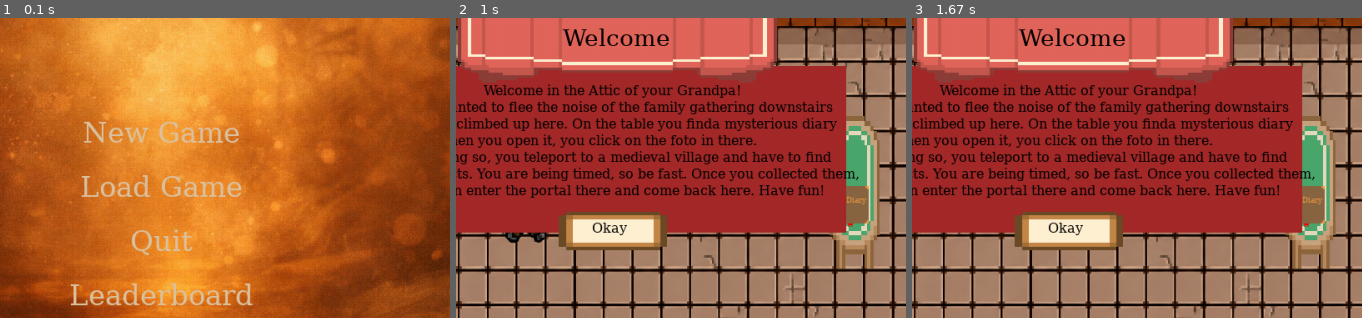
Above: before the commit, frames 1-3 (left to right).
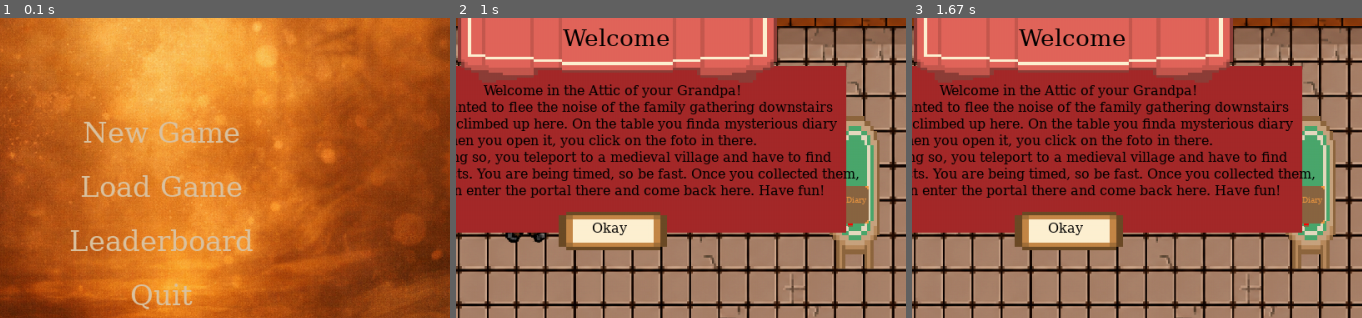
Above: after the commit, the same moments.

Repository: 25-26-1AHIF/pygameproject-timetravel
Game: pygame game, started from src/main.py
Two runs of this game, one before a commit and one after it. Both use one fixed random seed, a clock stepped at 60 frames per second and the inputs below.
Inputs:
- Up to frame 1 (0.1 s): no input
- Up to frame 2 (1 s): click "New Game" at 0.38 s; hold Right from 0.67 s (still down)
- Up to frame 3 (1.67 s): release Right at 1.13 s; hold Up 1.22-1.52 s; hold Right from 1.55 s (still down)
The pictures show only the part of the screen within x 32-82%, y 34-84%; the shares and areas given below are measured in that part.

The runs differ from the first frame. In frame 1, 2.4% of the frame differs, in the area x 15-57%, y 70-98%; in frame 2, nothing differs; in frame 3, nothing differs.

Commit message:
Bug mit der Zeitmessung ausgebessert, Bug war, dass Zeit nicht gestoppt/resetted wurde nach dem man new game gedrückt hat und deswegen kamen enorm große Zahlen raus

Diff:
--- a/TEST.py
+++ /dev/null
@@ -1,25 +0,0 @@
-import pygame
-
-
-class Sprite:
-    def __init__(self, filepath: str, image_count: int, image_rect: pygame.Rect, animation_speed: int):
-        self.filepath = filepath
-        self.image_count = image_count
-        self.image_rect = image_rect
-        self.images: list[pygame.Surface] = []
-        self.animation_speed = animation_speed
-
-    def load_spritesheet(self) -> None:
-        sprite_sheet = pygame.image.load(self.filepath).convert()
-
-        for image_index in range(self.image_count):
-            image_surface = pygame.Surface(self.image_rect.size).convert()
-            image_surface.blit(sprite_sheet, dest=(0,0),
-                               area=pygame.Rect(image_index*self.image_rect.width,
-                               self.image_rect.y,
-                               self.image_rect.width,
-                               self.image_rect.height))
-            self.images.append(image_surface)
-
-    def draw(self, screen: pygame.Surface, xpos: float | int, ypos: float | int, frame_counter: int):
-        screen.blit(self.images[(frame_counter// self.animation_speed) % self.image_count], dest=(xpos, ypos))
--- a/src/leaderboard.json
+++ b/src/Game_Variables/leaderboard.json
@@ -1,6 +1,6 @@
 [
     {
         "name": "Efe",
-        "time": 15.781
+        "time": 16.323
     }
 ]
--- a/src/game/leaderboard.py
+++ b/src/game/leaderboard.py
@@ -13,7 +13,7 @@
 class Leaderboard():
 
     def __init__(self, screen: pygame.Surface, clock: pygame.time.Clock):
-        self.LEADERBOARD_FILE = "leaderboard.json"
+        self.LEADERBOARD_FILE = "Game_Variables/leaderboard.json"
         self.screen = screen
         self.clock = clock
         self.background = pygame.image.load("assets/Bilder/Hintergrundbild für Leaderboard.png").convert_alpha()
@@ -129,7 +129,7 @@
                 y = 160
                 for entry in scores[:10]:
                     line = f"{entry['name']} - {entry['time']:.2f} Sekunden"
-                    surf = font.render(line, True, (255, 255, 255))
+                    surf = font.render(line, True, ("black"))
                     self.screen.blit(surf, (frame_x - 50, y))
                     y += 40
 
--- a/src/game/main_screen.py
+++ b/src/game/main_screen.py
@@ -5,6 +5,27 @@
 
 def main_screen(screen: pygame.Surface, clock: pygame.time.Clock):
     pygame.display.set_caption("TimeTravel - Main")
+    GV.START_TIME = 0
+    GV.END_TIME = 0
+    GV.FINAL_TIME = 0
+    GV.STARTED_TIME = False
+
+    GV.PLAYER_INVENTORY = {
+        "inventory": []
+    }
+
+    GV.GOT_ALL_ITEMS = False
+
+    GV.CANDLE_IN_INVENTORY = False
+    GV.SHIELD_IN_INVENTORY = False
+    GV.CROWN_IN_INVENTORY = False
+
+    GV.GOT_IT_WELCOME = False
+    GV.FOUND_CROWN_BUTTON_PRESSED = False
+    GV.FOUND_SHIELD_BUTTON_PRESSED = False
+    GV.FOUND_CANDLE_BUTTON_PRESSED = False
+    GV.INTRO_BUTTON = False
+
     title_font = pygame.font.SysFont("Georgia",82,bold=True)
     subtitle_font = pygame.font.SysFont("Georgia",28)
     button_font = pygame.font.SysFont("Georgia",38)
@@ -18,8 +39,8 @@
     subtitle_rect = subtitle_text.get_rect(center=(GV.SCREEN_WIDTH / 2, 180))
     new_game_rect = new_game_text.get_rect(center=(GV.SCREEN_WIDTH / 2, 380))
     load_rect = load_text.get_rect(center=(GV.SCREEN_WIDTH / 2, 445))
-    quit_rect = quit_text.get_rect(center=(GV.SCREEN_WIDTH / 2, 510))
-    leaderboard_rect = leaderboard_text.get_rect(center=(GV.SCREEN_WIDTH / 2, 575))
+    quit_rect = quit_text.get_rect(center=(GV.SCREEN_WIDTH / 2, 575))
+    leaderboard_rect = leaderboard_text.get_rect(center=(GV.SCREEN_WIDTH / 2, 510))
     Main_screen_bild = pygame.image.load("assets/Sprites/Main_Screen-Bild.png").convert()
     Main_screen_bild = pygame.transform.scale(Main_screen_bild,(GV.SCREEN_WIDTH, GV.SCREEN_HEIGHT))
 
--- a/src/game/medieval_screen.py
+++ b/src/game/medieval_screen.py
@@ -217,9 +217,7 @@
             # dass der Player seinen Namen eingibt und es dann ein Leaderboard gibt mit Name und Zeit.
             end_time = pygame.time.get_ticks()
             GV.END_TIME = end_time
-            print(GV.END_TIME, GV.START_TIME)
             GV.FINAL_TIME = (GV.END_TIME - GV.START_TIME) / 1000
-            print(GV.FINAL_TIME)
 
             #KI-Ende
         wand_links = pygame.Rect((0,0,5,GV.SCREEN_HEIGHT))
--- a/src/main.py
+++ b/src/main.py
@@ -31,8 +31,6 @@
             GameScreens.actual = castle(screen, clock)
         elif GameScreens.actual == GameScreens.LEADERBOARD:
             lb = Leaderboard(screen, clock)
-            print(GV.END_TIME, GV.START_TIME)
-            print(GV.FINAL_TIME)
             GameScreens.actual = lb.leaderboard(GV.FINAL_TIME)
 
     pygame.quit()
